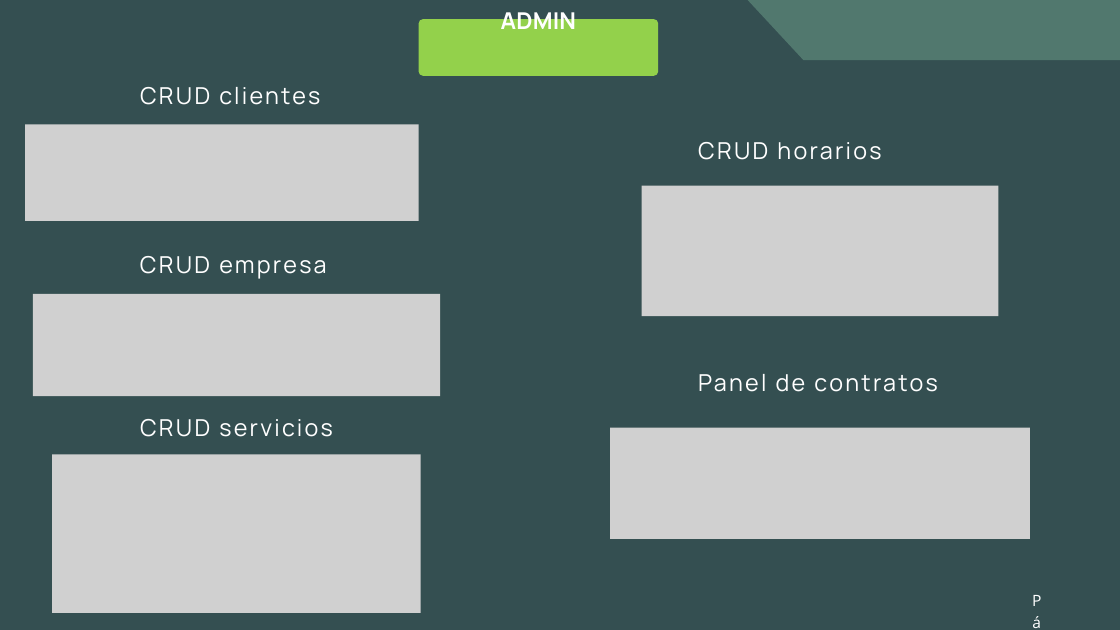
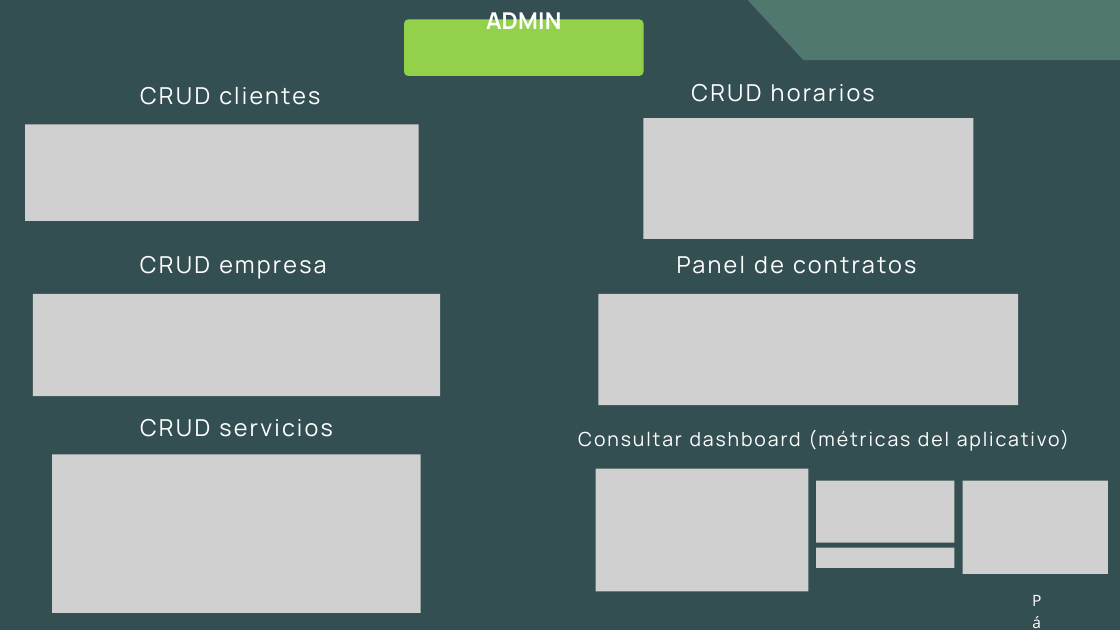
Before and after one commit to egilp04/TFG_Cuidados, a slide deck: slide 9 of documentacion_extra/presentacion/cuidaDos.pptx. Drawn at 1120x630 pixels with LibreOffice and Linux fonts; fonts in the diff are those of the drawing; grey boxes stand for pictures. Boxes give left, top, right and bottom in pixels: in the first picture for what was removed or moved away, otherwise in the second. Text is boxed around its words. In the diff, an @@ line names an element or a change of style, - is before the commit and + after.

```diff
--- a/documentacion_extra/presentacion/cuidaDos.pptx
+++ b/documentacion_extra/presentacion/cuidaDos.pptx
@@ text "ADMIN": place and size @@
-text "ADMIN" at (501, 8, 576, 29)
+text "ADMIN" at (486, 8, 561, 29)
@@ freeform shape: place and size @@
-freeform shape at (419, 19, 659, 76)
+freeform shape at (404, 20, 643, 76)
@@ text "CRUD horarios": place and size @@
-text "CRUD horarios" at (698, 142, 881, 160)
+text "CRUD horarios" at (691, 84, 875, 102)
@@ picture: place and size @@
-picture at (642, 185, 998, 316)
+picture at (643, 118, 973, 239)
@@ text "Panel de contratos": place and size @@
-text "Panel de contratos" at (698, 374, 937, 392)
+text "Panel de contratos" at (677, 256, 916, 274)
@@ picture: place and size @@
-picture at (610, 428, 1030, 539)
+picture at (599, 294, 1019, 405)
@@ text added at (578, 430, 1069, 451), 25 pt, text #FFFFFF @@
+Consultar dashboard (métricas del aplicativo)
@@ picture added at (596, 469, 809, 591) @@
@@ picture added at (816, 480, 955, 543) @@
@@ picture added at (963, 480, 1108, 574) @@
@@ picture added at (816, 548, 955, 568) @@
```
Also in this commit, not shown: 4 other slides changed, 2 slides removed, 5 other files.
